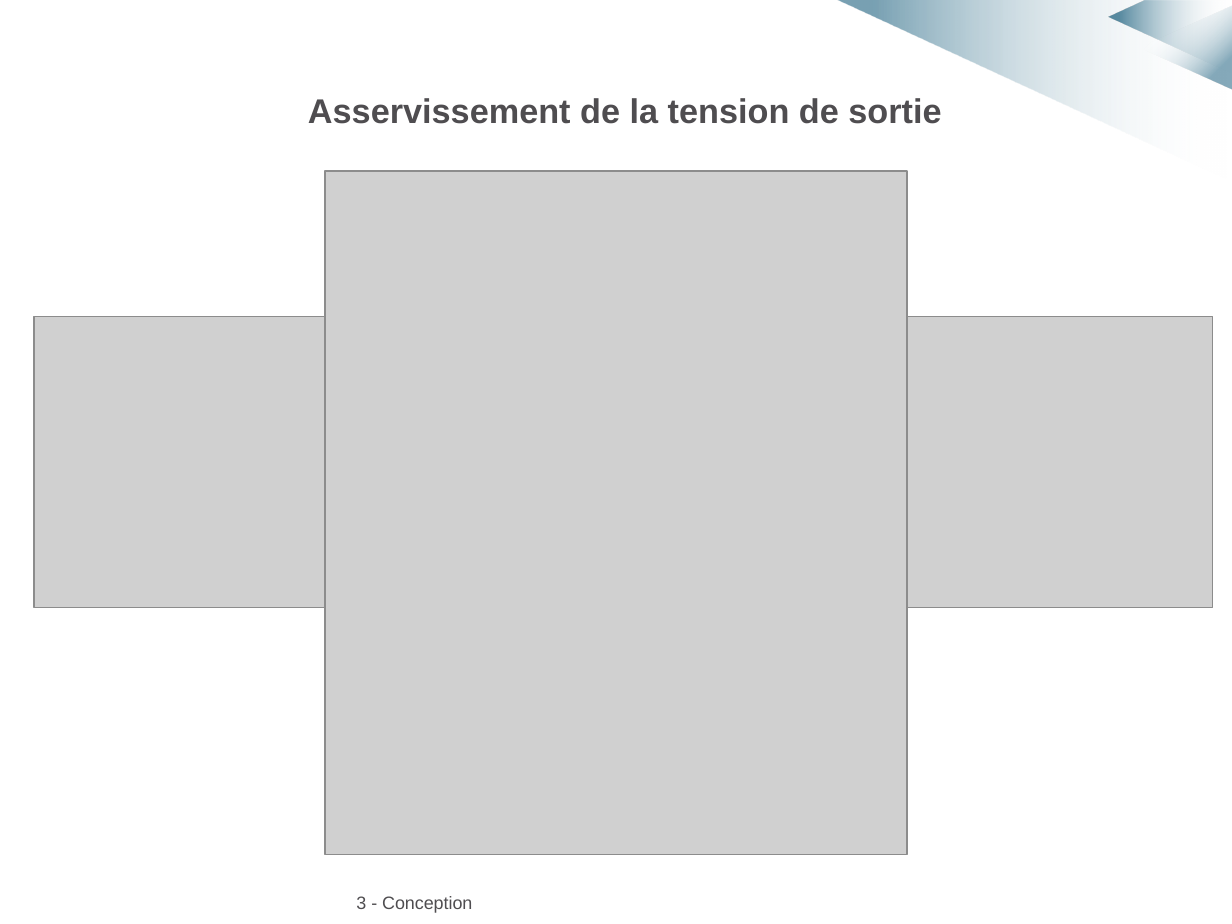
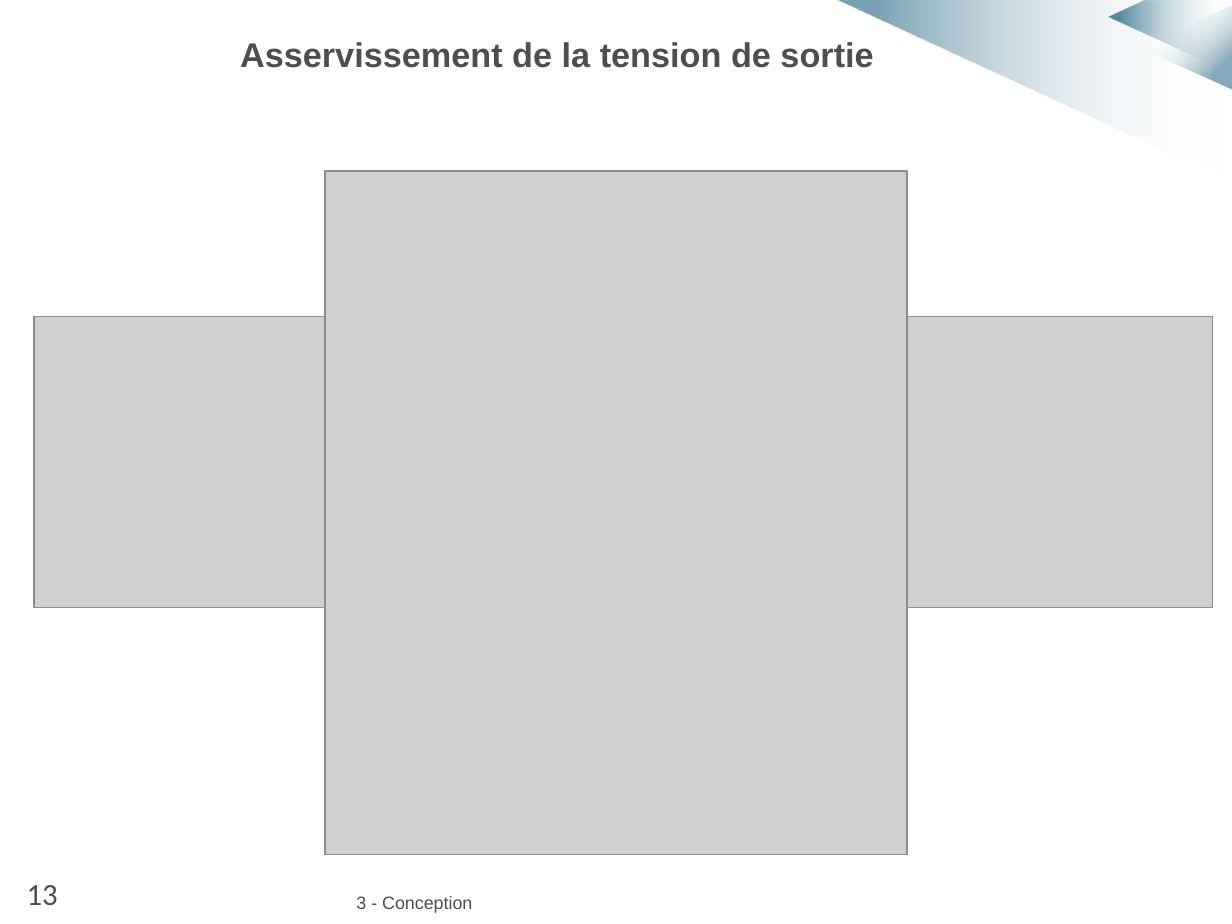
Before and after one commit to MarvynPannetier/ACSinternship, a slide deck: slide 14 of Diapo_soutenance_anim.pptx. Drawn at 1232x924 pixels with LibreOffice and Linux fonts; fonts in the diff are those of the drawing; grey boxes stand for pictures; background and template pictures are left out. Boxes give left, top, right and bottom in pixels: in the first picture for what was removed or moved away, otherwise in the second. Text is boxed around its words. In the diff, an @@ line names an element or a change of style, - is before the commit and + after.

```diff
--- a/Diapo_soutenance_anim.pptx
+++ b/Diapo_soutenance_anim.pptx
@@ text "Asservissement de la tension de ...": place and size @@
-text "Asservissement de la tension de ..." at box(308, 98, 941, 124)
+text "Asservissement de la tension de ..." at box(240, 42, 873, 68)
@@ text added at box(27, 885, 58, 905), 18 pt, text #4F4D50 @@
+13
```
Also in this commit, not shown: 18 other slides changed, 1 other file.
